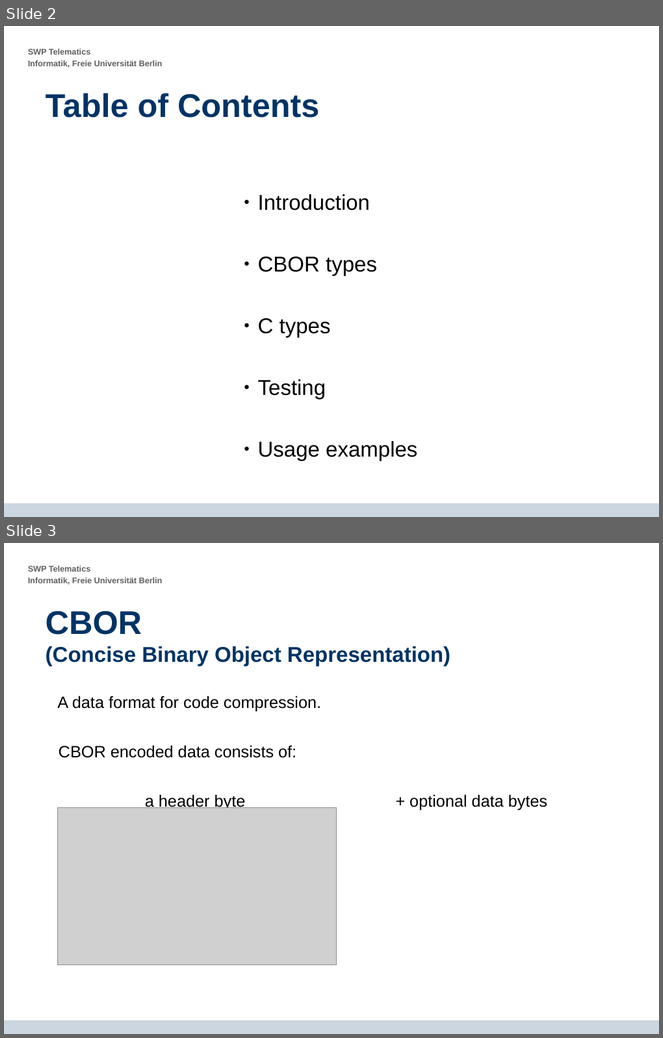
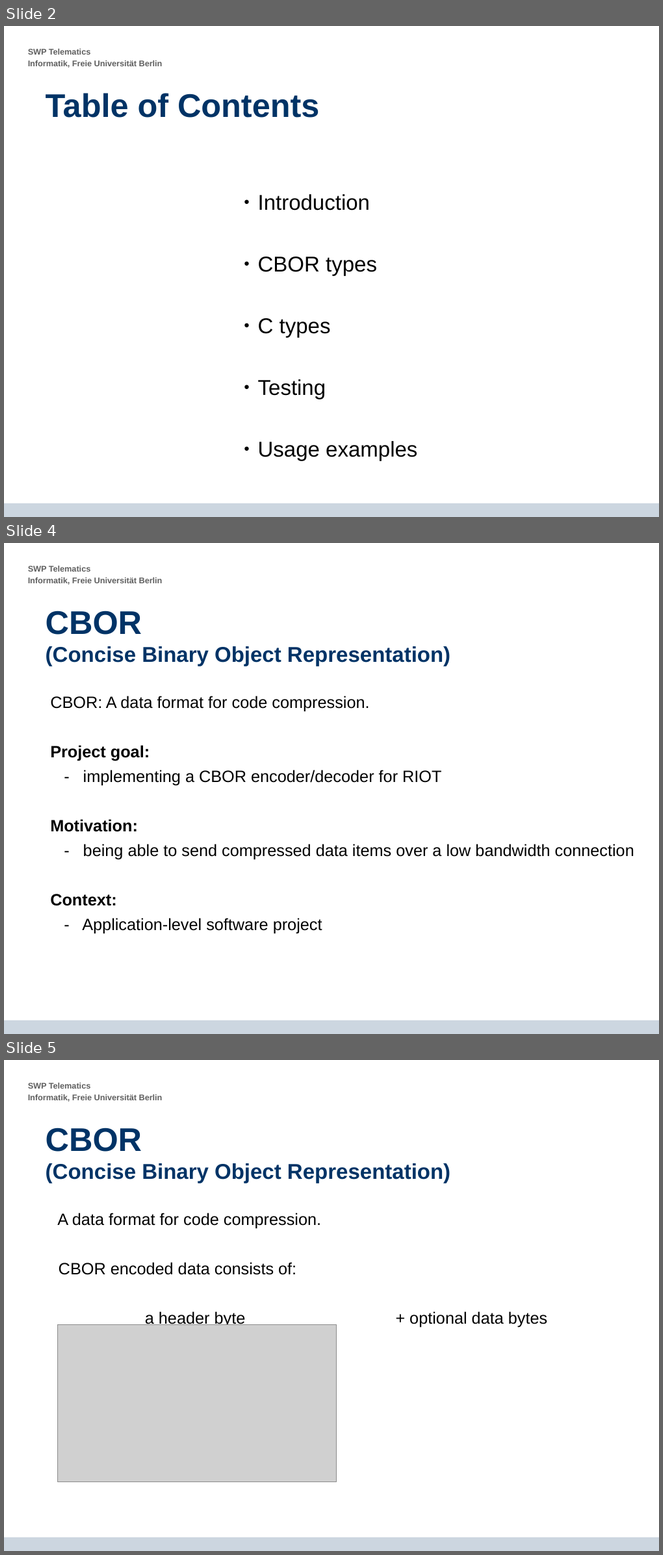
Before and after one commit to krf/cbor-for-riot, a slide deck: CBOR-Presentation_2014-07-15_final_presentation_v3.odp. Shown one above the other, each under a label of ours: slides 2 and 3 before the commit, slides 2, 4 and 5 after it; the slides between them are not shown. The pictures are 663x1038 and 663x1555 pixels, drawn with LibreOffice and Linux fonts; fonts in the diff are those of the drawing; grey boxes stand for pictures; background and template pictures are left out. Boxes give left, top, right and bottom in pixels: in the first picture for what was removed or moved away, otherwise in the second. Text is boxed around its words. In the diff, an @@ line names an element or a change of style, - is before the commit and + after.

```diff
--- a/CBOR-Presentation_2014-07-15_final_presentation_v3.odp
+++ b/CBOR-Presentation_2014-07-15_final_presentation_v3.odp
@@ slide 4 added at (4,543,659,1034), background #FFFFFF; not listed: 2 template elements that a slide beside it also shows @@
@@ title added at (46,611,451,666), 26 pt, text #003366, bold @@
+CBOR
+(Concise Binary Object Representation)
@@ text added at (50,696,634,934), 19.9 pt, text #000000 @@
+CBOR: A data format for code compression.
+Project goal:
+- implementing a CBOR encoder/decoder for RIOT
+Motivation:
+- being able to send compressed data items over a low bandwidth connection
+Context:
+- Application-level software project
@@ what was slide 3 is now slide 5 @@
```
Also in this commit, not shown: 1 other slide added, 2 other files.
